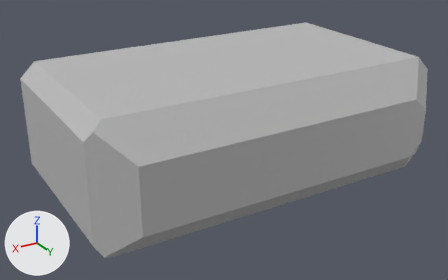
The FBX model Block Dodge/Assets/Models/Blocks/4_B_3x1_v1.fbx, before and after one commit.
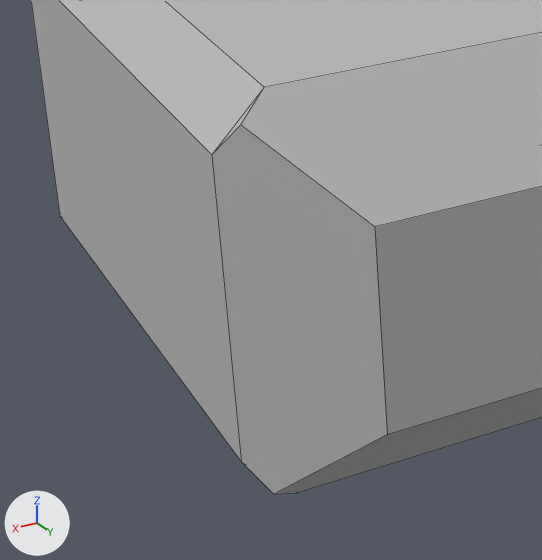
Old and new are each drawn whole from a 50 mm lens placed at (-0.0294, -0.0681, 0.0239), pointed at (-0.0543, -0.1095, 0.0032) and again close up on the part from 3% to 44% of the width and 32% to 100% of the height. The lights are fixed; the arrows at lower left show +X, +Y and +Z. The close-ups show mesh edges as thin lines. Where no turn or scale is listed for an object, it has been applied to the vertices.

The first close-up shows 'Block_3x1_4'.
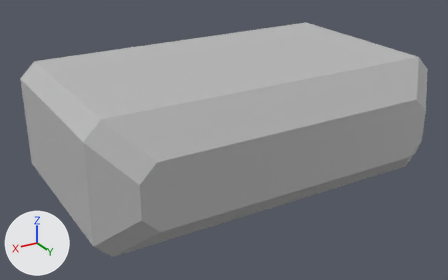
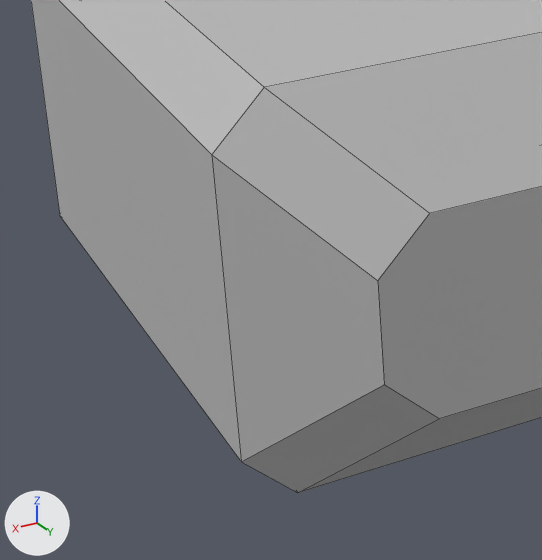
Where the newer file only moved an object's origin or applied its transform, the numbers keep the older frame.

Edits to the bpy script that builds the scene:
```text
Change me_mesh:
    where me_mesh.from_pydata(...)  # 48 vertices, 42 faces; spans x -0.015..0.015, y -0.0125..0.0075, z -0.005..0.005
    used by ob_block_3x1_4; location = (-0.055, -0.1075, 0.005)
    verts and faces of me_mesh; kept vertices keep their numbers, new ones are numbered from 48
    before: 5 (0.005, 0.005, 0.005), 7 (0.005, 0.005, -0.005), 13 (0.005, 0.0075, 0.0025), 14 (0.005, 0.0075, -0.0025), 16 (0.0125, 0.0075, 0.0025) at pixel (374, 226)
    before: 17 (0.0125, 0.0075, -0.0025) at pixel (387, 434), 28 (0.0145, 0.0055, 0.0045) at pixel (240, 124), 29 (0.0138, 0.005, 0.005) at pixel (264, 87), 30 (0.015, 0.005, 0.0038) at pixel (211, 154), 33 (0.0145, 0.0055, -0.0045) at pixel (273, 494)
    before: 34 (0.015, 0.005, -0.0038) at pixel (241, 461), 35 (0.0138, 0.005, -0.005) at pixel (297, 492)
    me_mesh part 1
    add delete_vertices([16, 17, 28, 33])  # with the faces that use them
    add verts[48] = (0.0113, 0.0075, 0.0025)  # pixel (429, 213)
    add verts[49] = (0.0113, 0.0075, -0.0025)  # pixel (439, 418)
    add verts[50] = (0.0125, 0.0075, 0.0013)  # pixel (377, 280)
    add verts[51] = (0.0125, 0.0075, -0.0013)  # pixel (384, 384)
    add faces += [(13, 48, 50, 51, 49, 14), (5, 29, 48, 13), (30, 34, 51, 50), (29, 30, 50, 48), (34, 35, 49, 51), (7, 14, 49, 35)]
```

Pixel boxes (x1, y1, x2, y2) of what changed, in the close-ups (542 x 560 px; the box of a moved part takes in the faces that stretch with it):
'Block_3x1_4', reshaped: before (31, 0, 542, 494); after (31, 0, 542, 492)
part 1 of me_mesh, moved or reshaped: before (212, 86, 442, 494); after (212, 86, 442, 492)
